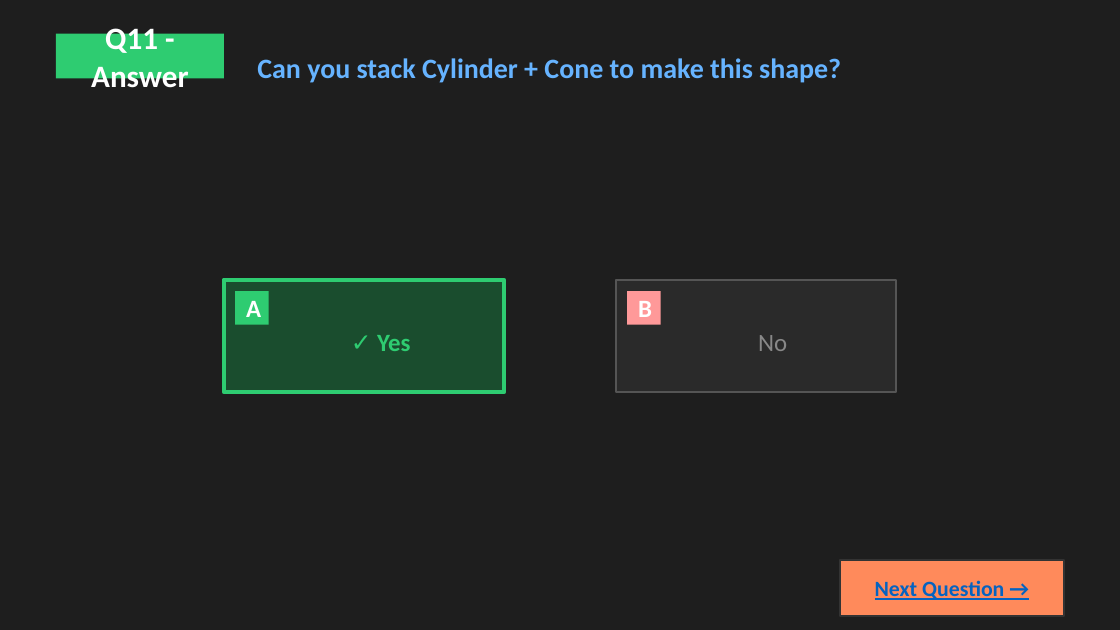
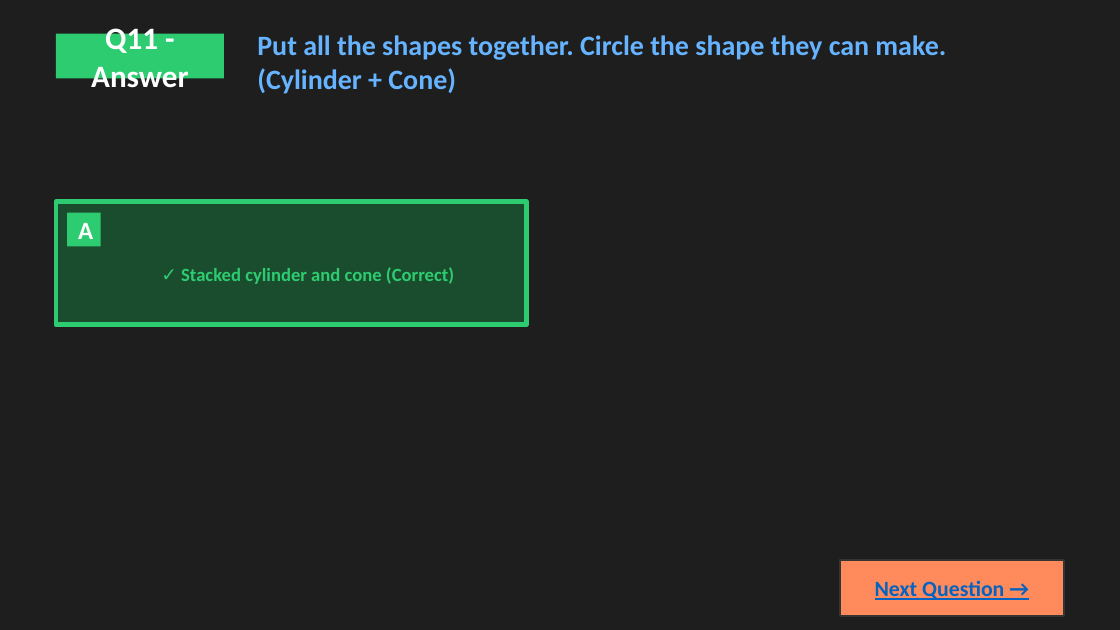
Before and after one commit to Regalx1/Math1-Quiz-Powerpoint, a slide deck: slide 22 of math-shapes-quiz-complete.pptx. Drawn at 1120x630 pixels with LibreOffice and Linux fonts; fonts in the diff are those of the drawing. Boxes give left, top, right and bottom in pixels: in the first picture for what was removed or moved away, otherwise in the second. Text is boxed around its words. In the diff, an @@ line names an element or a change of style, - is before the commit and + after.

```diff
--- a/math-shapes-quiz-complete.pptx
+++ b/math-shapes-quiz-complete.pptx
@@ text at <box>257,35,946,94</box>: text changed @@
-Can you stack Cylinder + Cone to make this shape?
+Put all the shapes together. Circle the shape they can make. (Cylinder + Cone)
@@ rectangle: place and size @@
-rectangle at <box>224,280,504,392</box>
+rectangle at <box>56,202,526,325</box>
@@ rectangle "A": place and size @@
-rectangle "A" at <box>235,291,269,325</box>
+rectangle "A" at <box>67,213,101,246</box>
@@ text added at <box>181,267,454,284</box>, 12 pt, text #2ECC71, bold @@
+✓ Stacked cylinder and cone (Correct)
@@ rectangle removed at <box>616,280,896,392</box> @@
@@ rectangle removed at <box>627,291,661,325</box> @@
-B
@@ text removed at <box>377,335,410,351</box> @@
-✓ Yes
@@ text removed at <box>758,335,787,351</box> @@
-No
```
Also in this commit, not shown: 14 other slides changed, 2 slides added, 2 slides removed, 1 other file.
